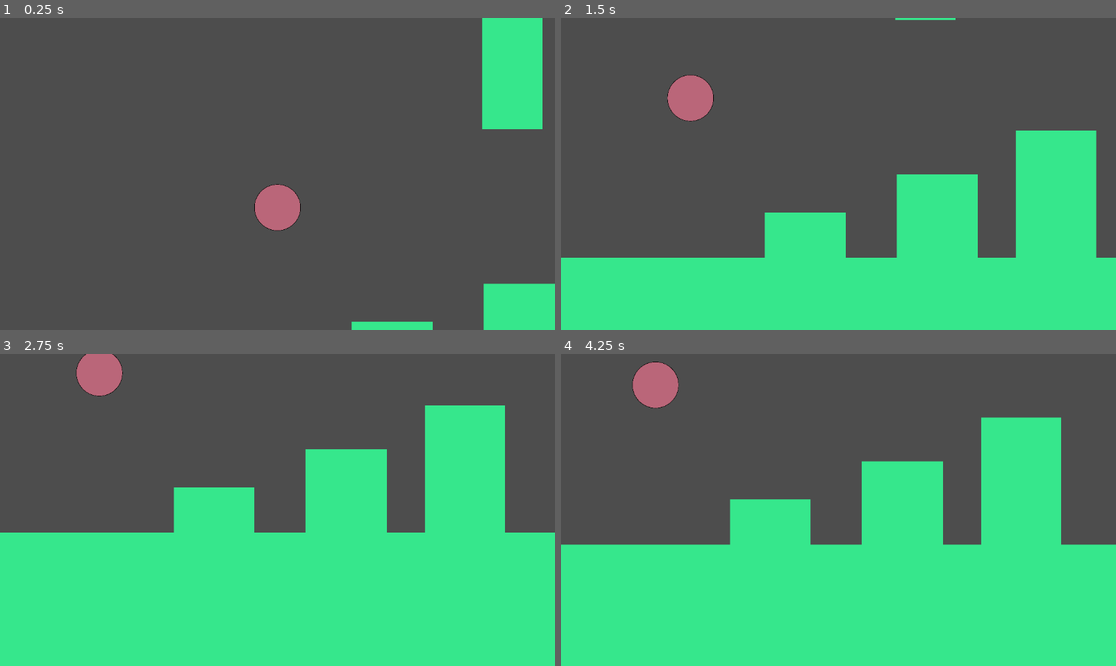
Above: before the commit, frames 1-4 (two rows, left to right).
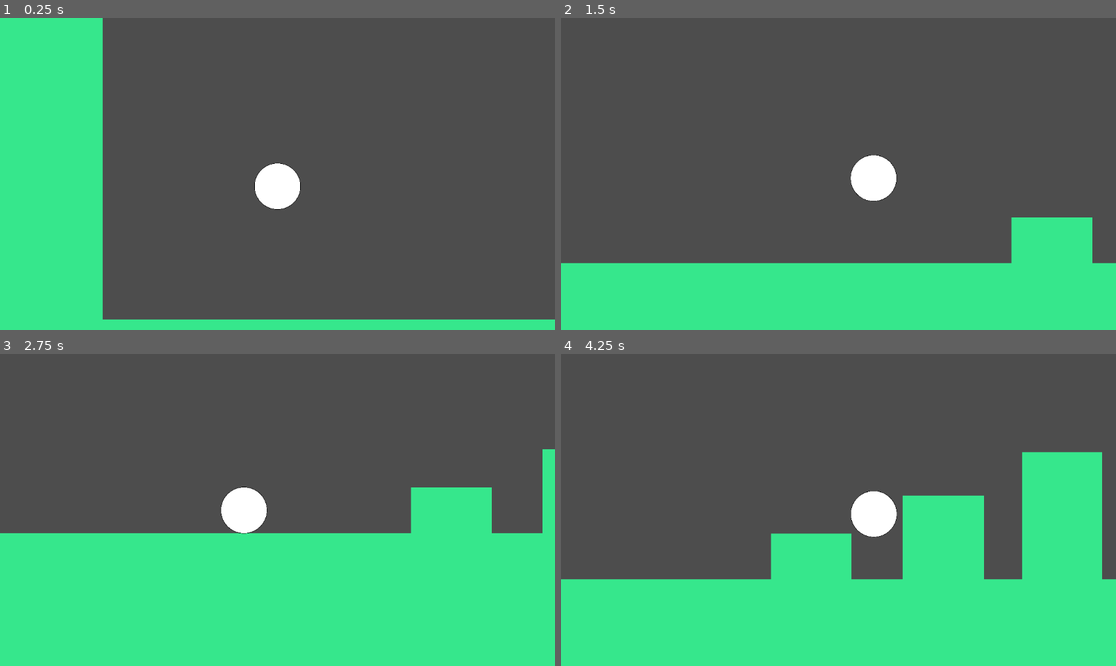
Above: after the commit, the same moments.

Repository: DaPizzaGod/tsa-game
Game: Godot game, scene res://scenes/levels/level.tscn
The game is run twice, just before and just after one commit, with the same random seed, the same clock (stepped at 60 frames per second) and the same inputs.
Inputs:
- Up to frame 1 (0.25 s): no input
- Up to frame 2 (1.5 s): hold D (right) from 0.53 s (still down); tap Shift (switch mode, bound only after the commit) at 0.6, 1.35 s; tap W (jump) at 0.77 s
- Up to frame 3 (2.75 s): tap W (jump) at 1.52 s; release D (right) at 2.03 s; hold A (left) from 2.03 s (still down); tap Shift (switch mode, bound only after the commit) at 2.1 s
- Up to frame 4 (4.25 s): release A (left) at 2.78 s; hold D (right) from 2.78 s (still down); tap Shift (switch mode, bound only after the commit) at 2.85, 3.6 s; tap W (jump) at 3.02, 3.77 s

The runs differ from the first frame. In frame 1, 27% of the frame differs, in the area x 0-100%, y 0-100%; in frame 2, 14%; in frame 3, 13%; in frame 4, 20%.

Commit message:
Seperate scene Normal Mode

Diff:
--- a/project.godot
+++ b/project.godot
@@ -21,6 +21,7 @@
 "deadzone": 0.2,
 "events": [Object(InputEventKey,"resource_local_to_scene":false,"resource_name":"","device":-1,"window_id":0,"alt_press …(192 unchanged characters)…
 , Object(InputEventKey,"resource_local_to_scene":false,"resource_name":"","device":-1,"window_id":0,"alt_pressed":false …(186 unchanged characters)…
+, Object(InputEventKey,"resource_local_to_scene":false,"resource_name":"","device":-1,"window_id":0,"alt_pressed":false,"shift_pressed":false,"ctrl_pressed":false,"meta_pressed":false,"pressed":false,"keycode":0,"physical_keycode":32,"key_label":0,"unicode":32,"location":0,"echo":false,"script":null)
 ]
 }
 left={
@@ -35,9 +36,9 @@
 , Object(InputEventKey,"resource_local_to_scene":false,"resource_name":"","device":-1,"window_id":0,"alt_pressed":false …(186 unchanged characters)…
 ]
 }
-"temp down"={
+"switch mode"={
 "deadzone": 0.2,
-"events": [Object(InputEventKey,"resource_local_to_scene":fa …(140 unchanged characters)… d":false,"keycode":0,"physical_keycode":83,"key_label":0,"unicode":115,"location":0,"echo":false,"script":null)
+"events": [Object(InputEventKey,"resource_local_to_scene":fa …(140 unchanged characters)… d":false,"keycode":0,"physical_keycode":4194325,"key_label":0,"unicode":0,"location":0,"echo":false,"script":null)
 ]
 }
 
--- a/scenes/levels/level.tscn
+++ b/scenes/levels/level.tscn
@@ -1,7 +1,7 @@
 [gd_scene load_steps=4 format=3 uid="uid://c32kxtrw25xtu"]
 
 [ext_resource type="PackedScene" uid="uid://c5nxeuwwv0ju6" path="res://scenes/objects/ground.tscn" id="1_bovvr"]
-[ext_resource type="PackedScene" uid="uid://cuwtk6cr20kh4" path="res://scenes/player/player.tscn" id="1_o5qli"]
+[ext_resource type="PackedScene" uid="uid://lqpyfukg4kei" path="res://scenes/player/normal_mode.tscn" id="2_bovvr"]
 
 [sub_resource type="GDScript" id="GDScript_7dm0k"]
 script/source = "extends Node2D
@@ -14,5 +14,6 @@
 modulate = Color(0.21176471, 0.90588236, 0.54901963, 1)
 position = Vector2(1176, 572)
 
-[node name="Player" parent="." instance=ExtResource("1_o5qli")]
-position = Vector2(512, -16)
+[node name="Players" type="Node2D" parent="."]
+
+[node name="NormalMode" parent="Players" instance=ExtResource("2_bovvr")]
--- /dev/null
+++ b/scenes/player/mode_calc.gd
@@ -0,0 +1,17 @@
+extends Node
+
+var mode := "normal"
+var max_count := 1
+
+var modes := ["normal", "stretch"]
+var count := 0
+
+func _process(_delta: float) -> void:
+	# When shift is pressed
+	if Input.is_action_just_pressed("switch mode"):
+		if count != max_count:
+			count += 1
+		else:
+			count = 0
+		mode = modes[count]
+		print(mode)
--- /dev/null
+++ b/scenes/player/normal_mode.tscn
@@ -0,0 +1,13 @@
+[gd_scene load_steps=4 format=3 uid="uid://lqpyfukg4kei"]
+
+[ext_resource type="PackedScene" uid="uid://cuwtk6cr20kh4" path="res://scenes/player/player.tscn" id="1_n2rfx"]
+[ext_resource type="Texture2D" uid="uid://cy55s5wg0wrh5" path="res://graphics/circle.svg" id="2_kgide"]
+[ext_resource type="Script" uid="uid://b85sq87lq3a7m" path="res://scenes/player/normal_mode.gd" id="2_kleyv"]
+
+[node name="NormalMode" instance=ExtResource("1_n2rfx")]
+script = ExtResource("2_kleyv")
+
+[node name="Sprite2D" parent="." index="3"]
+position = Vector2(0, 12)
+scale = Vector2(0.1, 0.1)
+texture = ExtResource("2_kgide")
--- a/scenes/player/player.tscn
+++ b/scenes/player/player.tscn
@@ -1,46 +1,23 @@
-[gd_scene load_steps=6 format=3 uid="uid://cuwtk6cr20kh4"]
+[gd_scene load_steps=4 format=3 uid="uid://cuwtk6cr20kh4"]
 
 [ext_resource type="Script" uid="uid://bahw2uwuwdwc4" path="res://scenes/player/player.gd" id="1_g2els"]
-[ext_resource type="Texture2D" uid="uid://cy55s5wg0wrh5" path="res://graphics/circle.svg" id="2_dovo2"]
-[ext_resource type="Script" uid="uid://b85sq87lq3a7m" path="res://scenes/player/normal_mode.gd" id="2_gmlin"]
+[ext_resource type="Script" uid="uid://rbd4ir3r1sld" path="res://scenes/player/mode_calc.gd" id="5_p47bc"]
 
 [sub_resource type="CircleShape2D" id="CircleShape2D_gmlin"]
 radius = 481.00415
 
-[sub_resource type="CircleShape2D" id="CircleShape2D_lvxji"]
-radius = 47.853943
-
 [node name="Player" type="CharacterBody2D"]
 script = ExtResource("1_g2els")
 
-[node name="NormalMode" type="CharacterBody2D" parent="."]
-visible = false
-script = ExtResource("2_gmlin")
+[node name="Camera2D" type="Camera2D" parent="."]
+limit_enabled = false
+position_smoothing_enabled = true
 
-[node name="Sprite" type="Sprite2D" parent="NormalMode"]
-position = Vector2(0, 12)
-scale = Vector2(0.1, 0.1)
-texture = ExtResource("2_dovo2")
-
-[node name="CollisionShape2D" type="CollisionShape2D" parent="NormalMode"]
+[node name="CollisionShape2D" type="CollisionShape2D" parent="."]
 scale = Vector2(0.1, 0.1)
 shape = SubResource("CircleShape2D_gmlin")
 
-[node name="Camera2D" type="Camera2D" parent="NormalMode"]
-limit_enabled = false
-position_smoothing_enabled = true
+[node name="ModeCalc" type="Node" parent="."]
+script = ExtResource("5_p47bc")
 
-[node name="StretchMode" type="CharacterBody2D" parent="."]
-
-[node name="Sprite2D" type="Sprite2D" parent="StretchMode"]
-modulate = Color(0.7294118, 0.4, 0.4745098, 1)
-position = Vector2(0, 12)
-scale = Vector2(0.1, 0.1)
-texture = ExtResource("2_dovo2")
-
-[node name="CollisionShape2D" type="CollisionShape2D" parent="StretchMode"]
-shape = SubResource("CircleShape2D_lvxji")
-
-[node name="Camera2D" type="Camera2D" parent="StretchMode"]
-limit_enabled = false
-position_smoothing_enabled = true
+[node name="Sprite2D" type="Sprite2D" parent="."]
Not shown: 1 places in scenes/objects/ground.tscn that only renumber resources
Not shown, added: scenes/player/mode_calc.gd.uid
Not shown, added: scenes/player/player.tscn25514271303.tmp
Not shown, added: scenes/player/player.tscn25519916494.tmp
Not shown, added: scenes/player/player.tscn25526848932.tmp
Not shown, added: scenes/player/player.tscn25537517701.tmp
